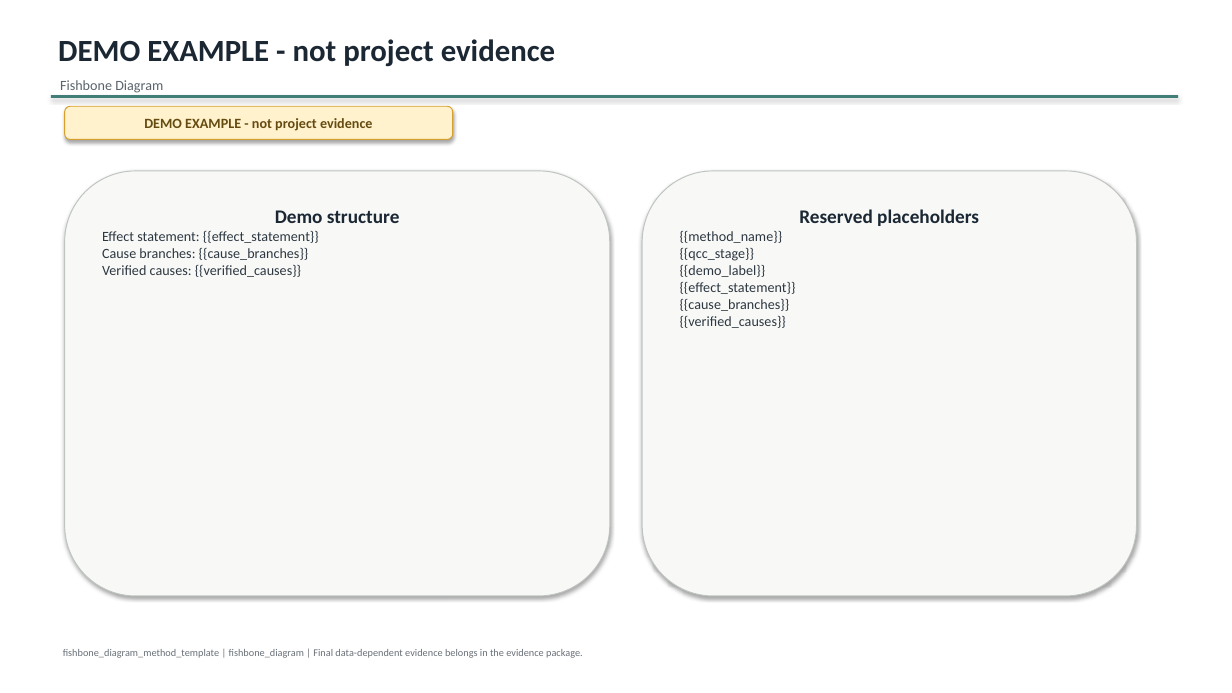
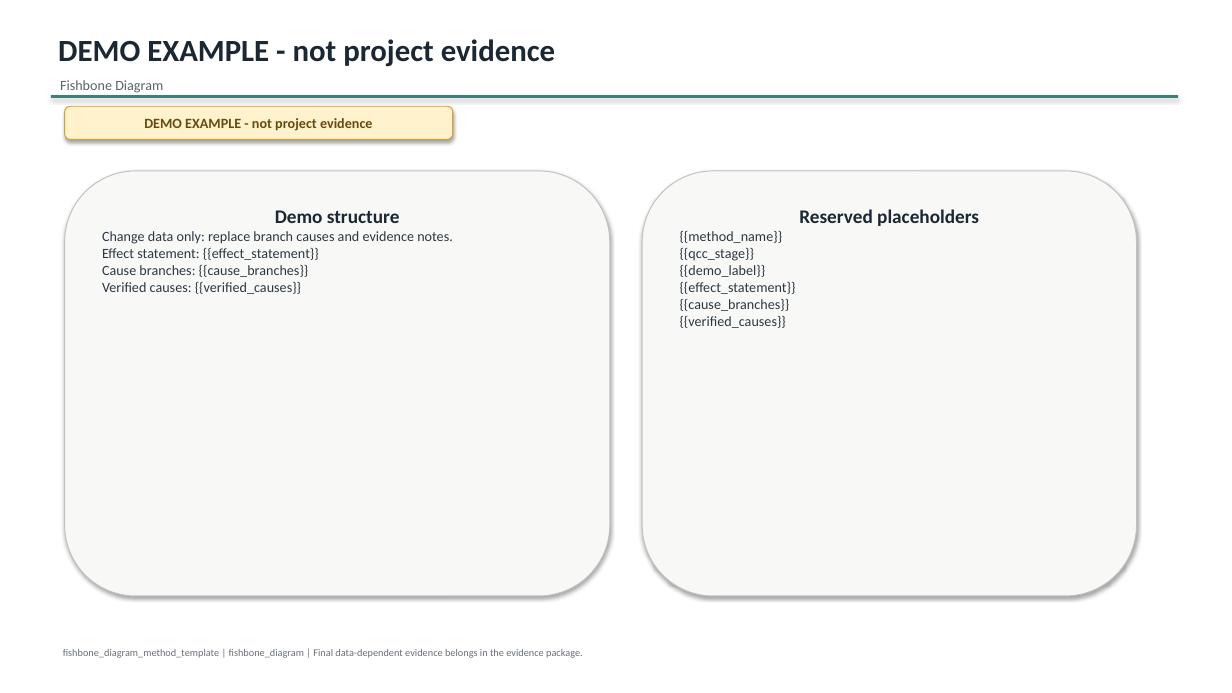
Before and after one commit to xiongxianfei/qcc-toolkit, a slide deck: slide 3 of templates/ppt/methods/fishbone-diagram-template.pptx (slide 2 before the commit). Drawn at 1232x693 pixels with LibreOffice and Linux fonts; fonts in the diff are those of the drawing. Boxes give left, top, right and bottom in pixels: in the first picture for what was removed or moved away, otherwise in the second. Text is boxed around its words. In the diff, an @@ line names an element or a change of style, - is before the commit and + after.

Commit message:
Make QCC PPT templates data-editable
Add data-entry slides, editable sample tables, and a Pareto chart data surface so users can adapt templates primarily by replacing data. Refresh PPTX asset tests and validation evidence.

```diff
--- a/templates/ppt/methods/fishbone-diagram-template.pptx
+++ b/templates/ppt/methods/fishbone-diagram-template.pptx
@@ text in rounded rectangle at [102, 231, 453, 244]: paragraph added @@
+Change data only: replace branch causes and evidence notes.
```
Also in this commit, not shown: 1 other slide changed, 1 slide added, 15 other files.
